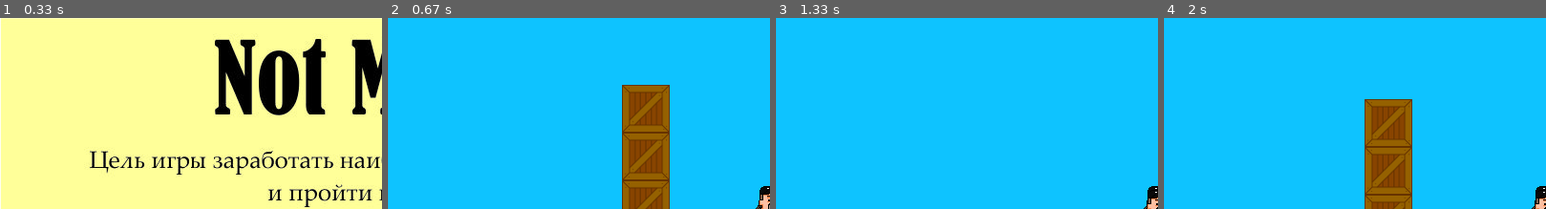
Above: before the commit, frames 1-4 (left to right).
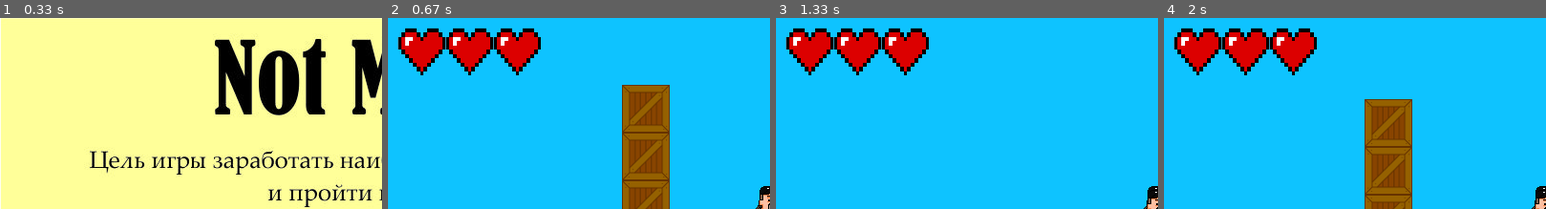
Above: after the commit, the same moments.

Repository: lasikfat/yandex_project_pygame
Game: pygame game, started from main.py
Two runs of this game, one before a commit and one after it. Both use one fixed random seed, a clock stepped at 60 frames per second and the inputs below.
Inputs:
- Up to frame 1 (0.33 s): no input
- Up to frame 2 (0.67 s): hold Right from 0.33 s (still down)
- Up to frame 3 (1.33 s): release Right at 0.8 s; hold Up 0.83-1.13 s; hold Right from 1.17 s (still down)
- Up to frame 4 (2 s): release Right at 1.63 s; hold Left from 1.67 s (still down)
The pictures show only the part of the screen within x 0-50%, y 0-50%; the shares and areas given below are measured in that part.

Frame 1 is identical in both runs. In frame 2, 6.0% of the frame differs, in the area x 2-40%, y 5-30%; in frame 3, 6.0%; in frame 4, 6.0%.

Commit message:
финальный коммит

Diff:
--- a/data/level1.txt
+++ b/data/level1.txt
@@ -1,11 +1,12 @@
-%.........%%%%................................%
-%...%%......................%.................%
-%@.%%................%%%.E.......E...%%...E...%
-###############...#############################
-..............#...#............................
-..............#...#............................
-###############...#############################
-#.....?****?.................?**********?.....#
-#****.??????.................????????????.****#
-#?***.E..E....?...........?......E...E....***?#
+%%%%%%%%%%%%%%%%%%%%%%%%%%%%%%%%%%%%%%%%%%%%%%%
+%.........??%%................................%
+%...........................%.................%%%%%
+%@...................%%%.E.......E...%%...E%......%
+%%%%%%%%%%%%%%%...%%%%%%%%%%%%%%%%%%%%%%%%%%%%%...%
+..............%...%...............................%
+..............%...%...............................%
+%%%%%%%%%%%%%%%...%%%%%%%%%%%%%%%%%%%%%%%%%%%%%...%
+#..........%.................?**********..........%
+#****.%%%%%%.................%%%%%%%%%%%%.****..%%
+#?***.E..E....?...........?......E...E....***O#%%
 ###############################################
--- a/fight.py
+++ b/fight.py
@@ -52,7 +52,7 @@
               'enemy': load_image('mar.png'),
               'trap': load_image('bomb.png')}
 
-player_image = load_image('mar.png')
+player_image = load_image('mar1.png')
 tile_width = tile_height = 50
 tile_group = pygame.sprite.Group()
 wall_group = pygame.sprite.Group()
@@ -71,6 +71,7 @@
             ground_group.add(self)
         if tile_type == 'enemy':
             enemy_group.add(self)
+            self.image = pygame.transform.scale(self.image, (tile_width, tile_height))
         if tile_type == 'trap':
             trap_group.add(self)
 
--- a/main.py
+++ b/main.py
@@ -84,11 +84,11 @@
 tile_image = {'sky': load_image('fon.jpg'),
               'ground': load_image('grass.png'),
               'box': load_image('box.png'),
-              'enemy': load_image('mar.png'),
+              'enemy': load_image('mar1.png'),
               'loot_box': load_image('box.png'),
               'health': load_image('life.png'),
               'money': load_image('coin.png'),
-              'final': load_image('bomb.png')}
+              'final': load_image('star.png')}
 # player_images = [
 #     load_image("gg/gg1.png"), load_image("gg/gg2.png"),
 #     load_image("gg/gg3.png"), load_image("gg/gg4.png"),
@@ -129,10 +129,6 @@
 player_group = pygame.sprite.Group()
 
 
-
-
-
-
 class Player(pygame.sprite.Sprite):
     def __init__(self, pos_x, pos_y):
         super().__init__(player_group, all_sprites)
@@ -142,7 +138,16 @@
         self.money = 0
         self.cur_frame = 0
 
+        self.vector = 1
+        self.isTurn = False
+
     def update(self):
+        global player_images
+
+        if self.vector == -1 and self.isTurn is False or self.vector == 1 and self.isTurn is True:
+            for i, j in enumerate(player_images):
+                player_images[i] = pygame.transform.flip(j, True, False)
+            self.isTurn = not self.isTurn
 
         if isRun:
             self.cur_frame = (self.cur_frame + 1) % 5
@@ -218,6 +223,7 @@
     for i in range(player.hp):
         hp1 = pygame.sprite.Sprite(ui_group)
         hp1.image = load_image('life.png')
+        hp1.image = pygame.transform.scale(hp1.image, (tile_width, tile_height))
         hp1.rect = hp1.image.get_rect()
         hp1.rect.x = x
         hp1.rect.y = 10
@@ -230,6 +236,7 @@
     x = 10 + 50 * player.hp
     hp1 = pygame.sprite.Sprite(ui_group)
     hp1.image = load_image('life.png')
+    hp1.image = pygame.transform.scale(hp1.image, (tile_width, tile_height))
     hp1.rect = hp1.image.get_rect()
     hp1.rect.x = x
     hp1.rect.y = 10
@@ -329,6 +336,7 @@
     def __init__(self, box):
         super().__init__(all_sprites)
         self.image = tile_image['health']
+        self.image = pygame.transform.scale(self.image, (tile_width, tile_height))
         self.rect = box.rect
         self.rect.top = box.rect.bottom
 
@@ -387,6 +395,8 @@
                 if vector == 1:
                     vector *= -1
                     player.image = pygame.transform.flip(player.image, True, False)
+                player.vector = 1
+
                 horizontal_movement(player, vector)
             elif keys[pygame.K_RIGHT]:
                 isRun = True
@@ -395,6 +405,7 @@
                 if vector == -1:
                     vector *= -1
                     player.image = pygame.transform.flip(player.image, True, False)
+                player.vector = 1
                 horizontal_movement(player, vector)
             else:
                 isRun = False
Binary file changed: data/mar.png
Binary file added: data/mar1.png
